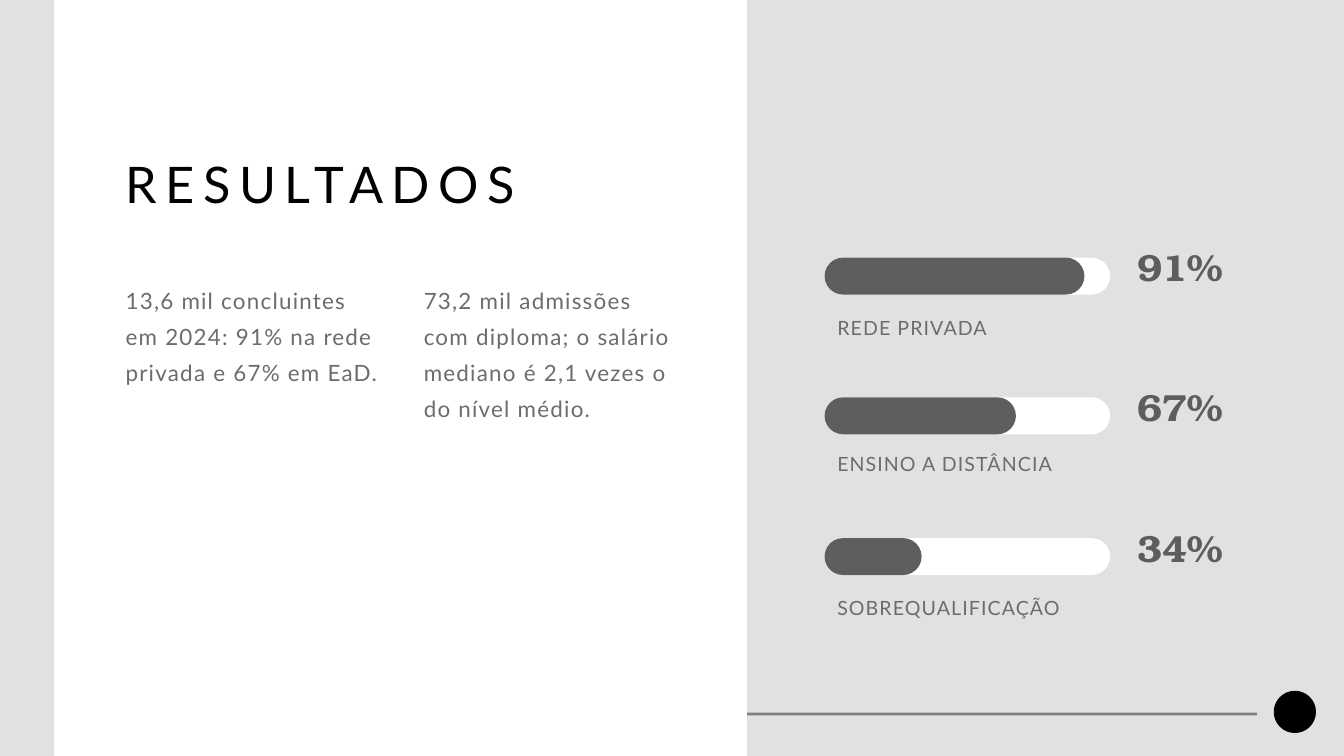
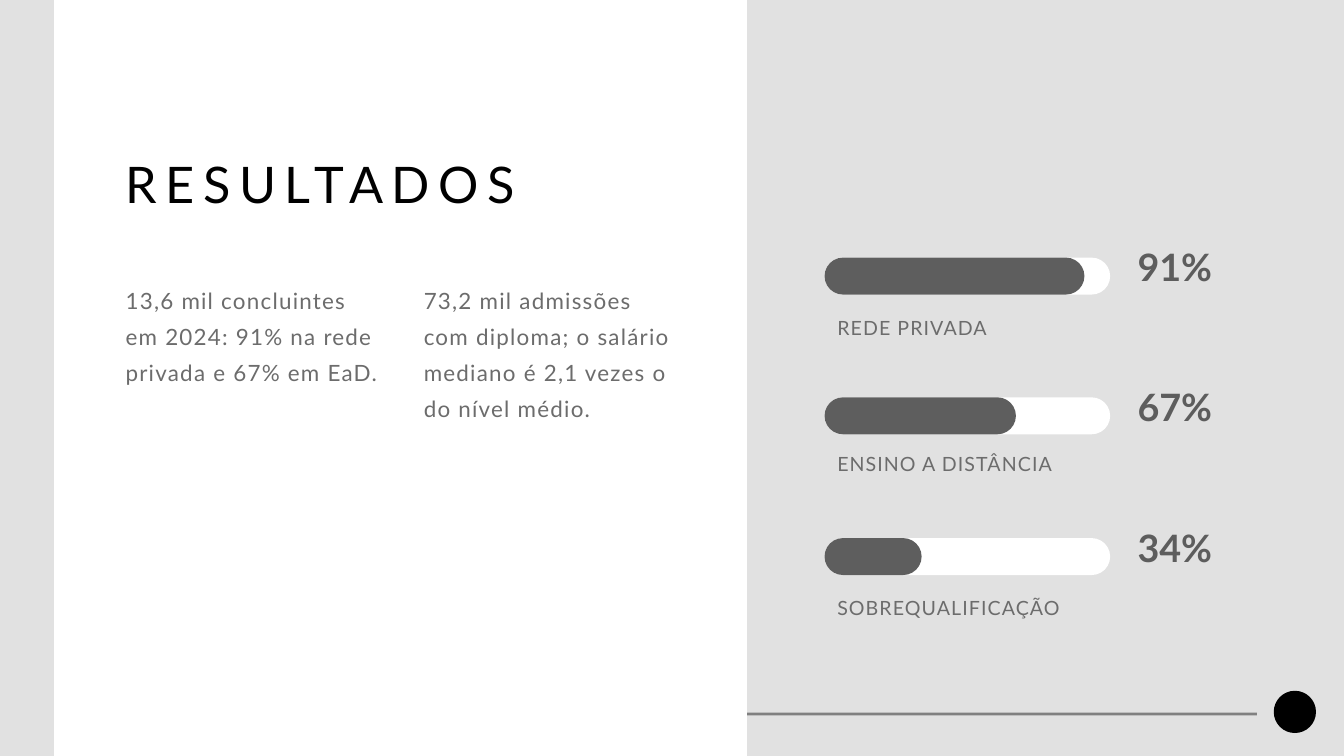
Before and after one commit to guilherme-ndo/projetointegrador-ii, a slide deck: slide 10 of docs/apresentacao_pi2.pptx. Drawn at 1344x756 pixels with LibreOffice and Linux fonts; fonts in the diff are those of the drawing; background and template pictures are left out. Boxes give left, top, right and bottom in pixels: in the first picture for what was removed or moved away, otherwise in the second. Text is boxed around its words. In the diff, an @@ line names an element or a change of style, - is before the commit and + after.

```diff
--- a/docs/apresentacao_pi2.pptx
+++ b/docs/apresentacao_pi2.pptx
@@ font TeX Gyre Bonum to Lato in 3 elements at box(1138, 253, 1213, 282), box(1138, 393, 1213, 422), box(1138, 534, 1213, 563) @@
```
Also in this commit, not shown: 6 other slides changed, 1 other file.
